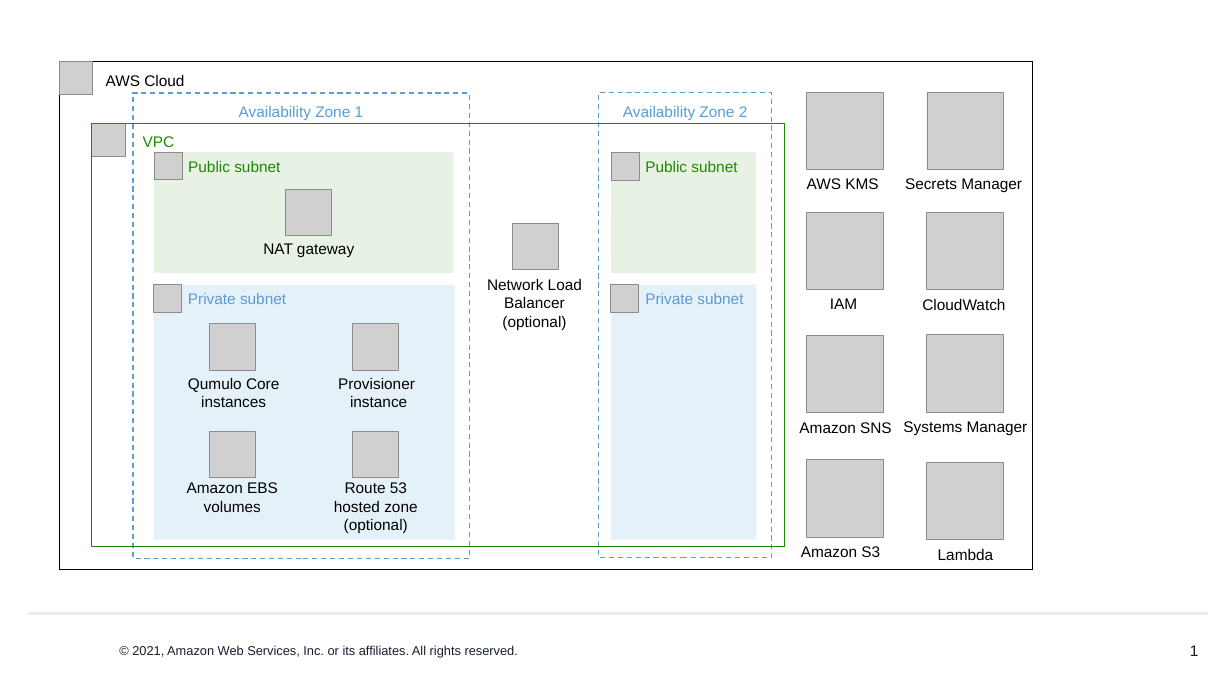
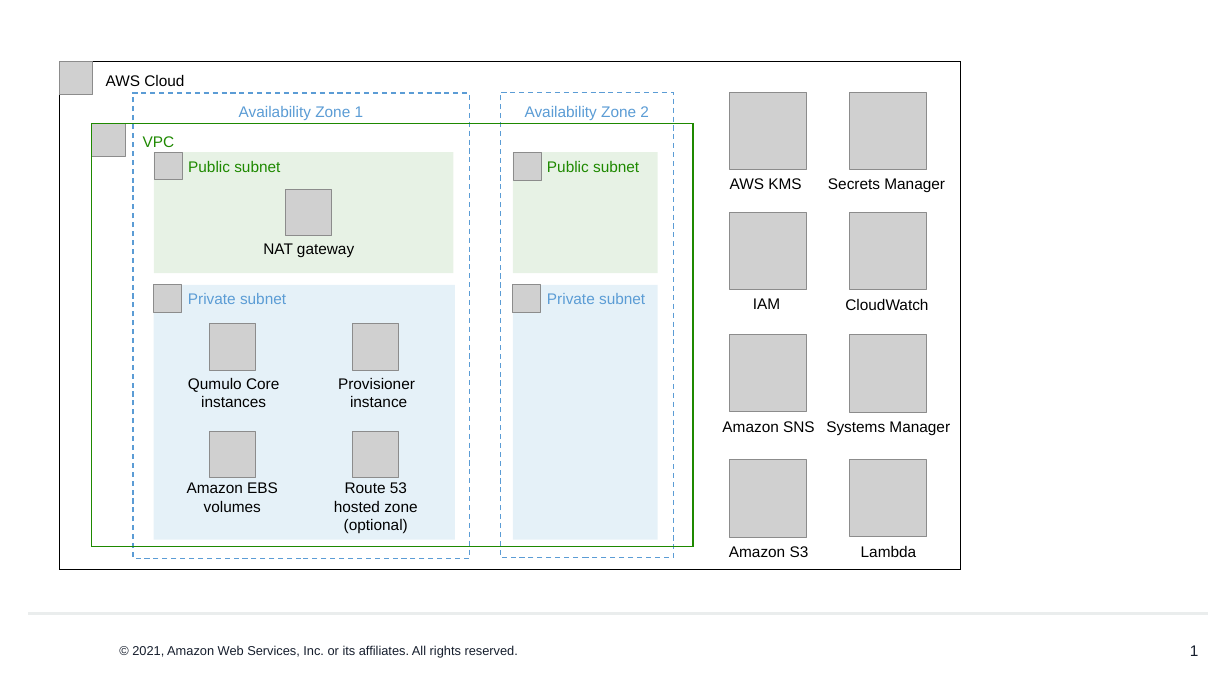
Before and after one commit to aws-quickstart/quickstart-qumulo-cloud-q, a slide deck: slide 1 of docs/images/qumulo-cloud-q-architecture_diagram.pptx. Drawn at 1232x693 pixels with LibreOffice and Linux fonts; fonts in the diff are those of the drawing; grey boxes stand for pictures; background and template pictures are left out. Boxes give left, top, right and bottom in pixels: in the first picture for what was removed or moved away, otherwise in the second. Text is boxed around its words. In the diff, an @@ line names an element or a change of style, - is before the commit and + after.

```diff
--- a/docs/images/qumulo-cloud-q-architecture_diagram.pptx
+++ b/docs/images/qumulo-cloud-q-architecture_diagram.pptx
@@ rectangle "AWS Cloud": place and size @@
-rectangle "AWS Cloud" at (59, 62, 1032, 570)
+rectangle "AWS Cloud" at (59, 62, 960, 570)
@@ 3 rectangles, 2 pictures: place and size @@
-3 rectangles, 2 pictures at (599, 92, 772, 557)
+3 rectangles, 2 pictures at (501, 92, 674, 557)
@@ rectangle "VPC": place and size @@
-rectangle "VPC" at (91, 123, 785, 546)
+rectangle "VPC" at (91, 123, 693, 546)
@@ text "Secrets Manager": place and size @@
-text "Secrets Manager" at (905, 178, 1022, 192)
+text "Secrets Manager" at (828, 178, 945, 192)
@@ picture removed at (512, 224, 558, 270) @@
@@ text removed at (487, 279, 582, 330) @@
-Network Load Balancer (optional)
@@ picture: place and size @@
-picture at (927, 335, 1005, 412)
+picture at (849, 335, 927, 412)
@@ 7 pictures, 4 texts: place and size @@
-7 pictures, 4 texts at (799, 92, 1005, 539)
+7 pictures, 4 texts at (722, 92, 928, 538)
@@ text "Systems Manager": place and size @@
-text "Systems Manager" at (903, 421, 1028, 435)
+text "Systems Manager" at (826, 421, 950, 435)
@@ text "Amazon S3": place and size @@
-text "Amazon S3" at (801, 546, 880, 557)
+text "Amazon S3" at (729, 546, 809, 557)
@@ text "Lambda": place and size @@
-text "Lambda" at (938, 549, 994, 560)
+text "Lambda" at (861, 546, 917, 557)
```
Also in this commit, not shown: 6 other files.
